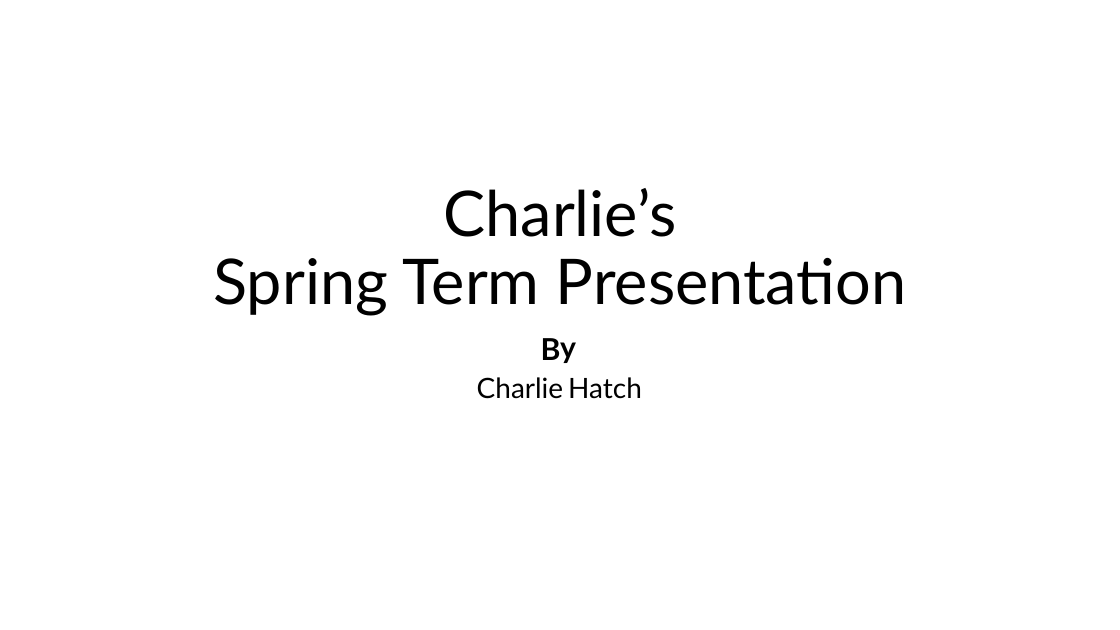
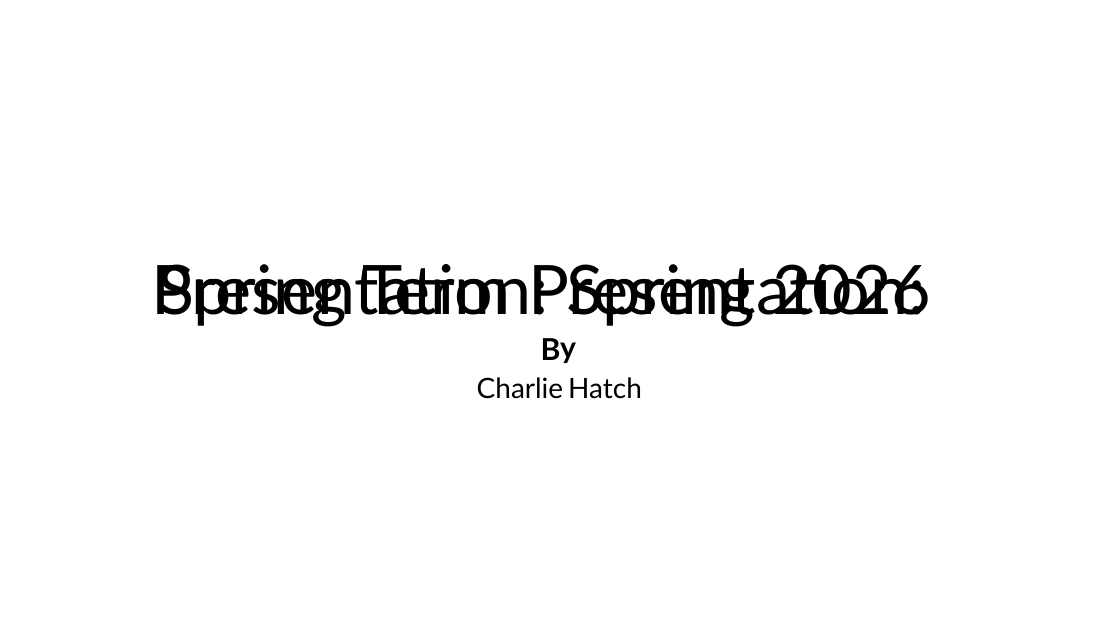
Before and after one commit to CTH-npitx/Presentations, a slide deck: slide 1 of Current Presentation/Spring 2026.pptx. Drawn at 1120x630 pixels with LibreOffice and Linux fonts; fonts in the diff are those of the drawing. Boxes give left, top, right and bottom in pixels: in the first picture for what was removed or moved away, otherwise in the second. Text is boxed around its words. In the diff, an @@ line names an element or a change of style, - is before the commit and + after.

Commit message:
Overtype
Version where the initial heading overwrites itself with another version

```diff
--- a/Current Presentation/Spring 2026.pptx
+++ b/Current Presentation/Spring 2026.pptx
@@ text added at <box>152,264,931,327</box>, 58.5 pt, text #000000 @@
+Presentation: Spring 2026
@@ text at <box>157,264,926,327</box>: text changed; size 54 to 58.5 pt @@
-Charlie’s
-Spring Term Presentation
+Spring Term Presentation:
```
